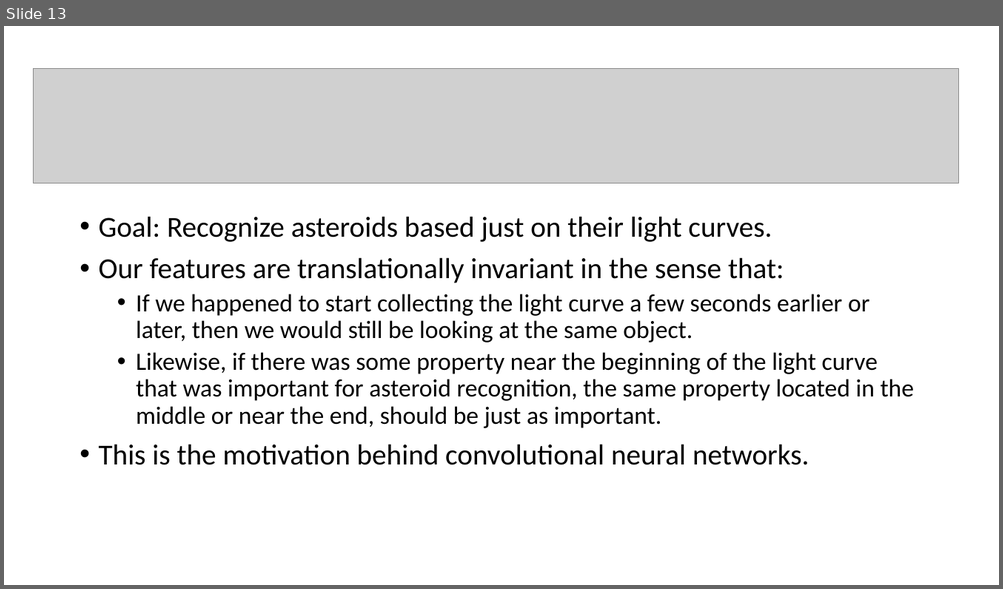
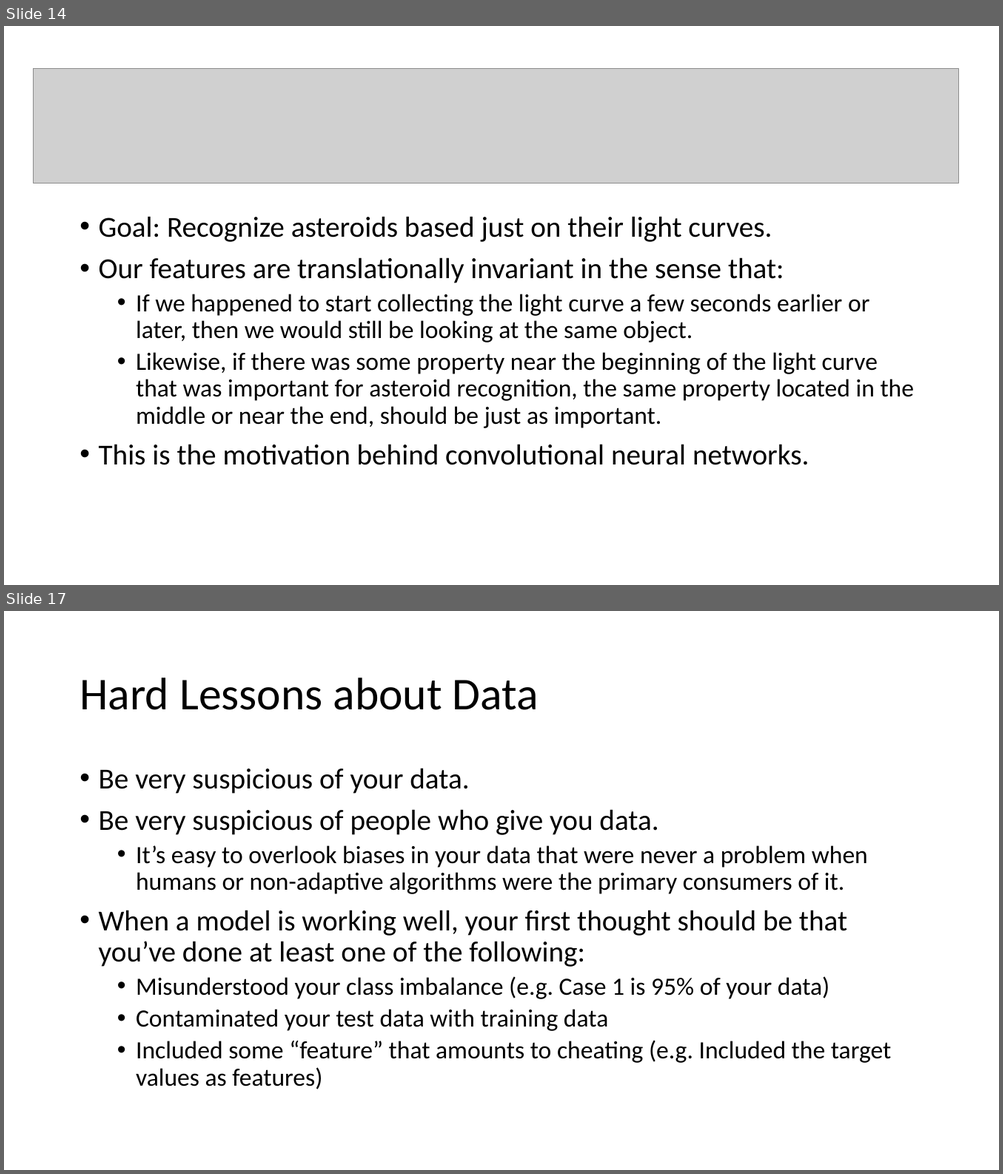
Before and after one commit to PJ7668/ml-for-ssa, a slide deck: ML4SSA.pptx. Shown one above the other, each under a label of ours: slide 13 before the commit, slides 14 and 17 after it; the slides between them are not shown. The pictures are 1003x589 and 1003x1174 pixels, drawn with LibreOffice and Linux fonts; fonts in the diff are those of the drawing; grey boxes stand for pictures. Boxes give left, top, right and bottom in pixels: in the first picture for what was removed or moved away, otherwise in the second. Text is boxed around its words. In the diff, an @@ line names an element or a change of style, - is before the commit and + after.

```diff
--- a/ML4SSA.pptx
+++ b/ML4SSA.pptx
@@ slide 17 added at [4, 611, 999, 1170], background #FFFFFF @@
@@ title added at [79, 678, 538, 710], 44 pt, text #000000 @@
+Hard Lessons about Data
@@ text added at [99, 768, 891, 1090], 24 pt, text #000000 @@
+• Be very suspicious of your data.
+• Be very suspicious of people who give you data.
+  • It’s easy to overlook biases in your data that were never a problem when humans or non-adaptive algorithms were the primary consumers of it.
+• When a model is working well, your first thought should be that you’ve done at least one of the following:
+  • Misunderstood your class imbalance (e.g. Case 1 is 95% of your data)
+  • Contaminated your test data with training data
+  • Included some “feature” that amounts to cheating (e.g. Included the target values as features)
@@ what was slide 13 is now slide 14 @@
```
Also in this commit, not shown: 6 slides changed, 5 other slides added, 3 other files.
